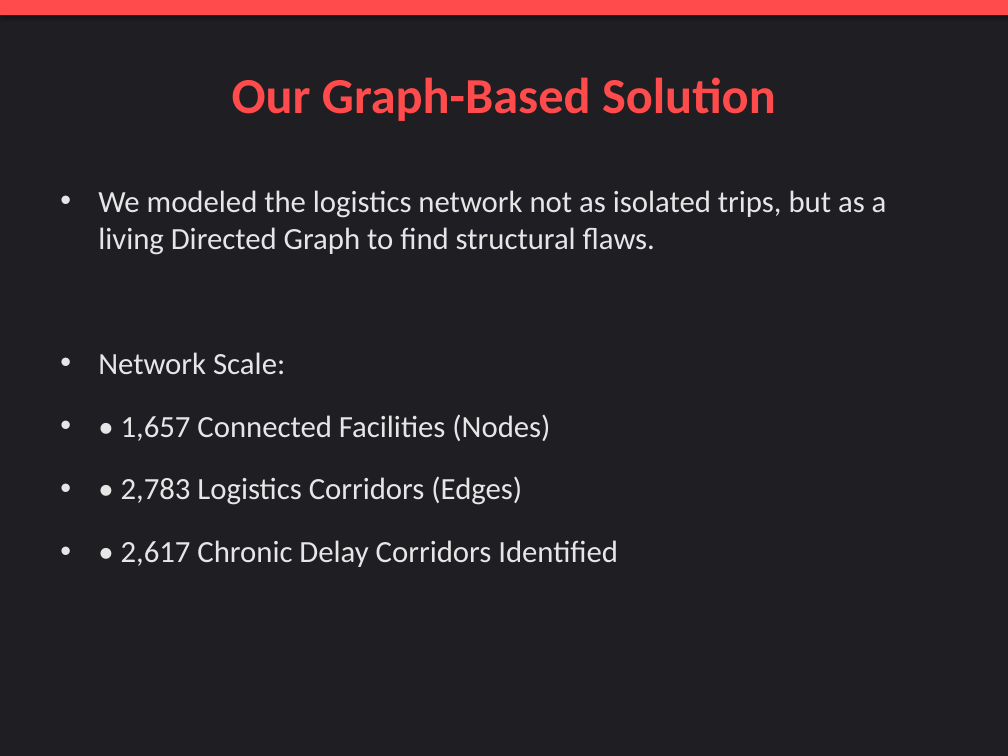
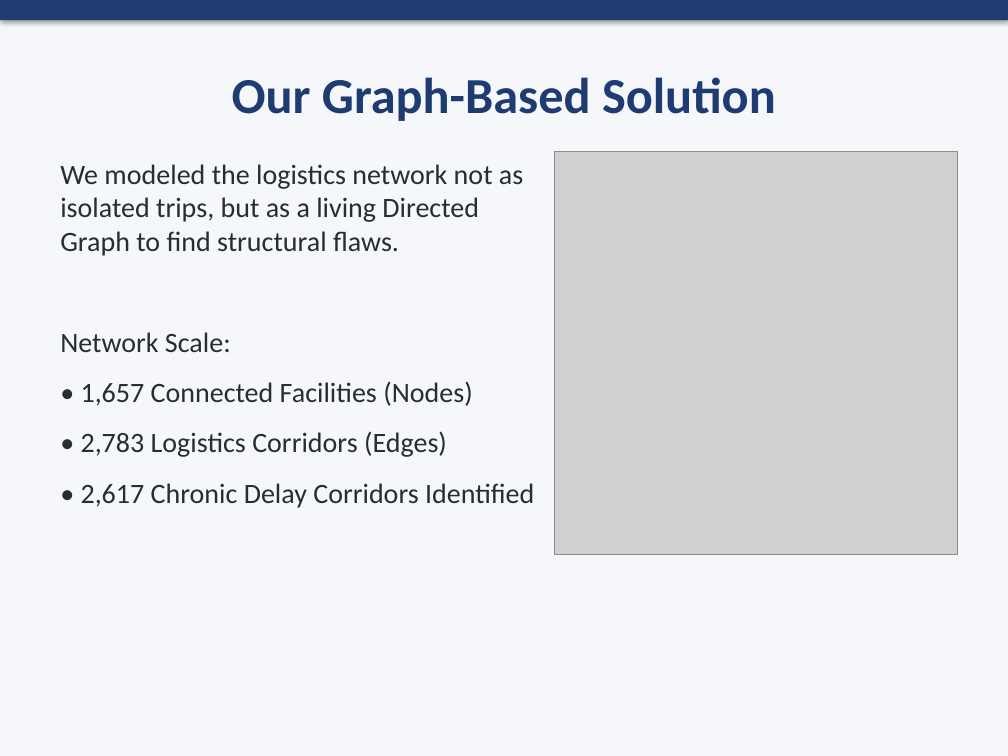
Before and after one commit to Shikhyy/Delhivery-Graph-Intelligence-System, a slide deck: slide 3 of Pitch_Deck.pptx. Drawn at 1008x756 pixels with LibreOffice and Linux fonts; fonts in the diff are those of the drawing; grey boxes stand for pictures. Boxes give left, top, right and bottom in pixels: in the first picture for what was removed or moved away, otherwise in the second. Text is boxed around its words. In the diff, an @@ line names an element or a change of style, - is before the commit and + after.

Commit message:
Enhance PPTX with minimalist corporate design and AI-generated vector doodles

```diff
--- a/Pitch_Deck.pptx
+++ b/Pitch_Deck.pptx
@@ background #1E1E23 to #F5F7FA @@
@@ rectangle: place and size @@
-rectangle at [0,0,1008,15]
+rectangle at [0,0,1008,20]
@@ rectangle at [0,0,1008,20]: fill #FF4B4B to #1E3C72 @@
@@ title "Our Graph-Based Solution" at [232,77,776,121]: text colour #FF4B4B to #1E3C72 @@
@@ text "We modeled the logistics network ...": place and size @@
-text "We modeled the logistics network ..." at [98,190,887,567]
+text "We modeled the logistics network ..." at [60,164,534,508]
@@ text "We modeled the logistics network ..." at [60,164,534,508]: size 22 to 20 pt, text colour #E6E6E6 to #282D32; bullet • to none; less space between paragraphs @@
@@ picture added at [554,151,958,554] @@
```
Also in this commit, not shown: 8 other slides changed, 4 other files.
